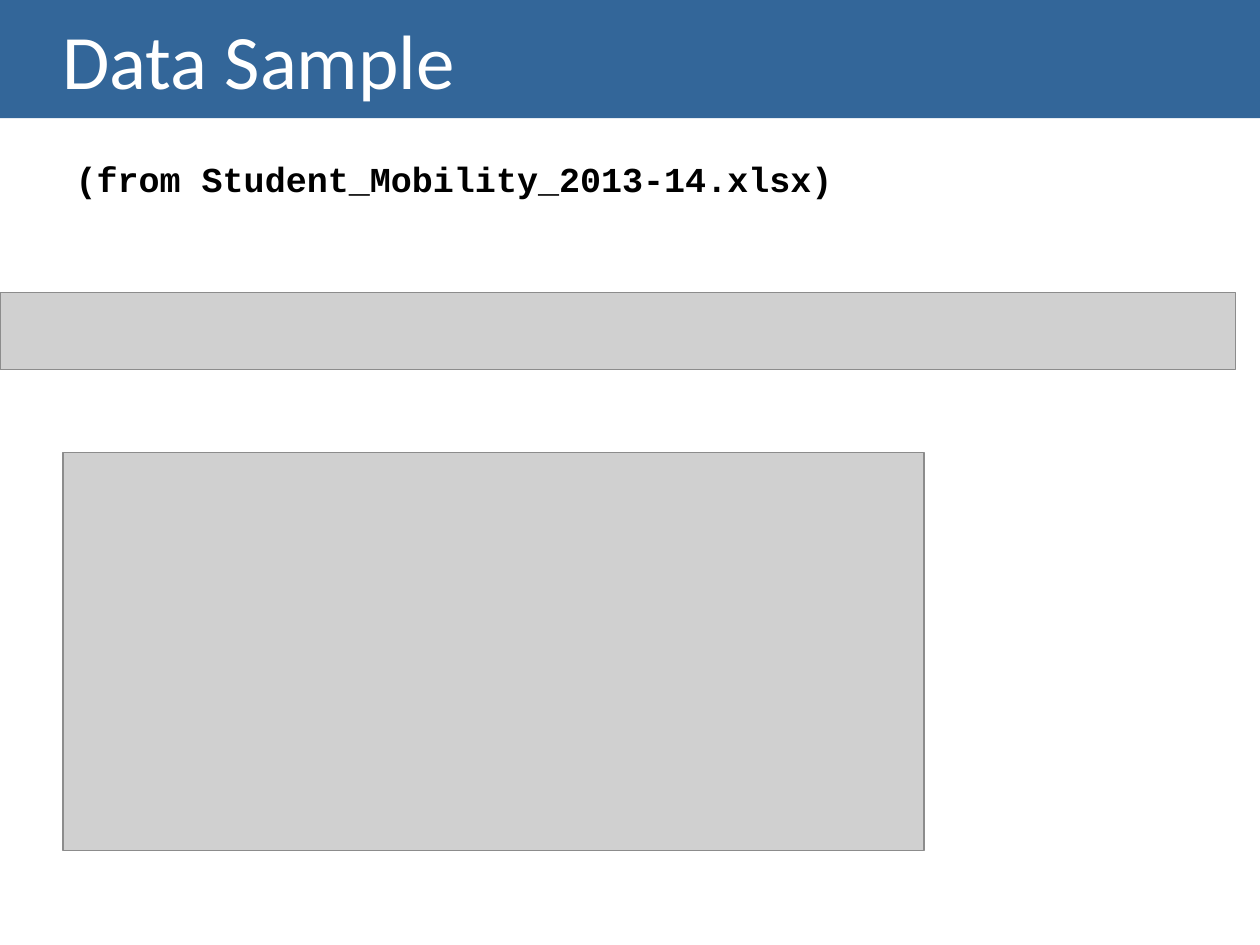
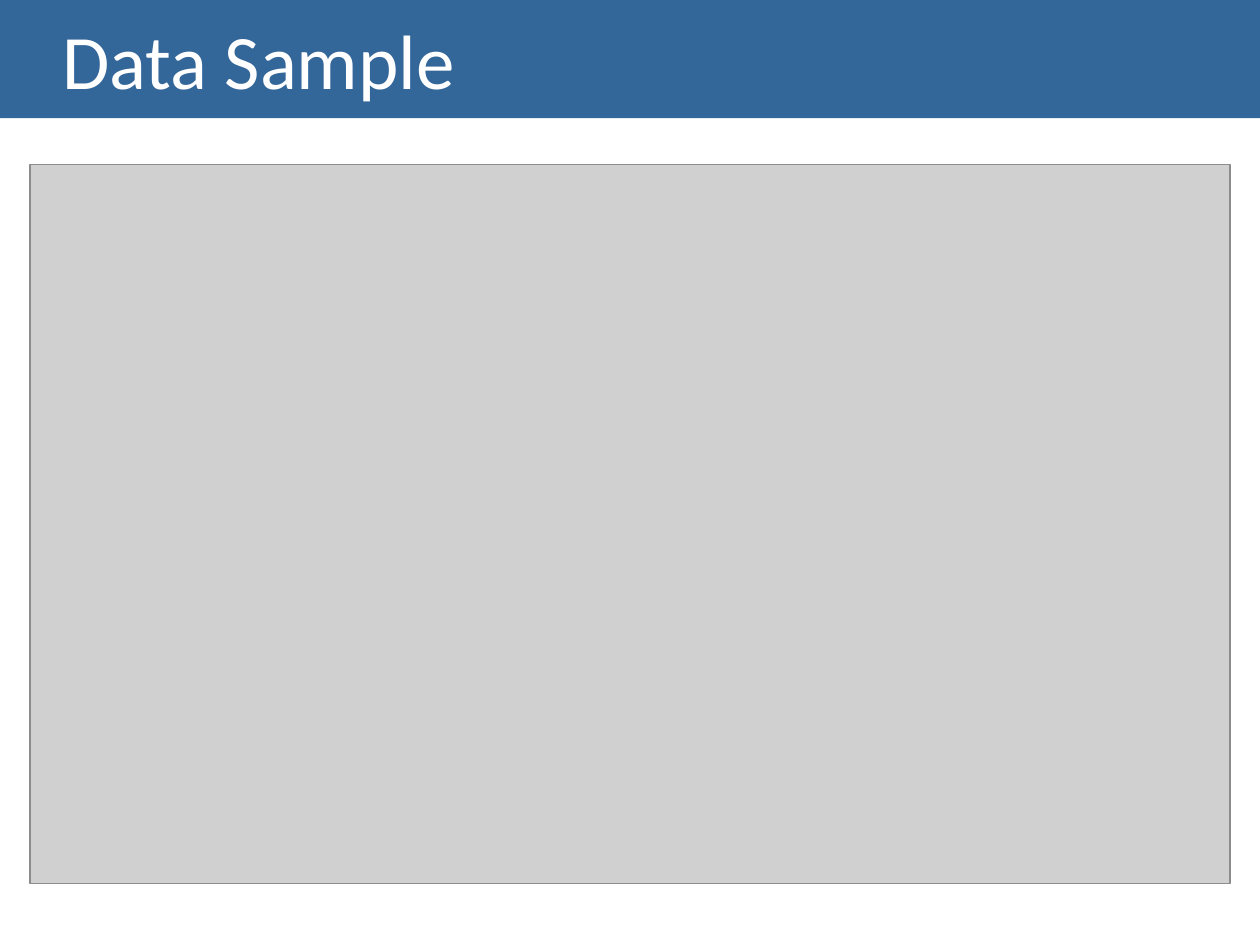
Before and after one commit to mskl/VI13, a slide deck: slide 10 of LAB2.pptx. Drawn at 1260x945 pixels with LibreOffice and Linux fonts; fonts in the diff are those of the drawing; grey boxes stand for pictures. Boxes give left, top, right and bottom in pixels: in the first picture for what was removed or moved away, otherwise in the second. Text is boxed around its words. In the diff, an @@ line names an element or a change of style, - is before the commit and + after.

```diff
--- a/LAB2.pptx
+++ b/LAB2.pptx
@@ picture added at box(30, 166, 1230, 884) @@
@@ text removed at box(76, 167, 833, 200) @@
-(from Student_Mobility_2013-14.xlsx)
@@ picture removed at box(0, 292, 1236, 369) @@
@@ picture removed at box(63, 452, 924, 850) @@
```
Also in this commit, not shown: 5 other slides changed, 1 other file.
